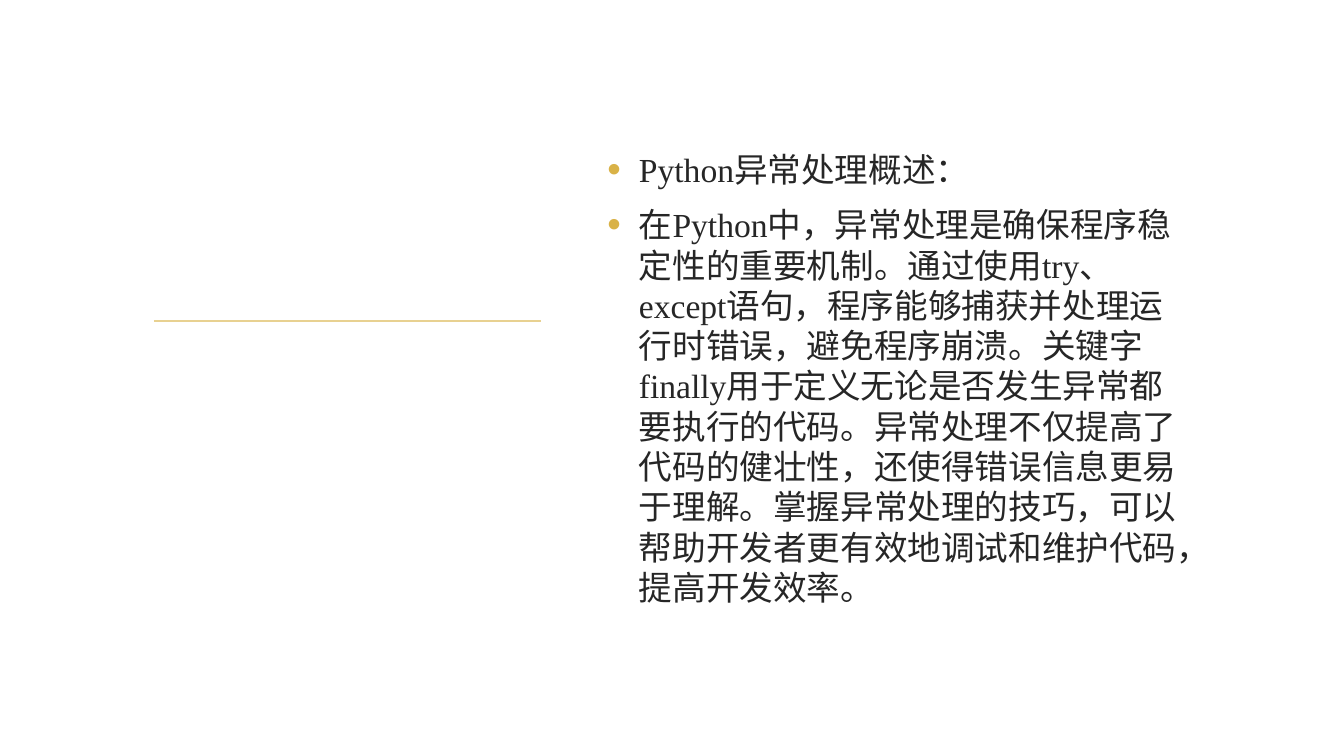
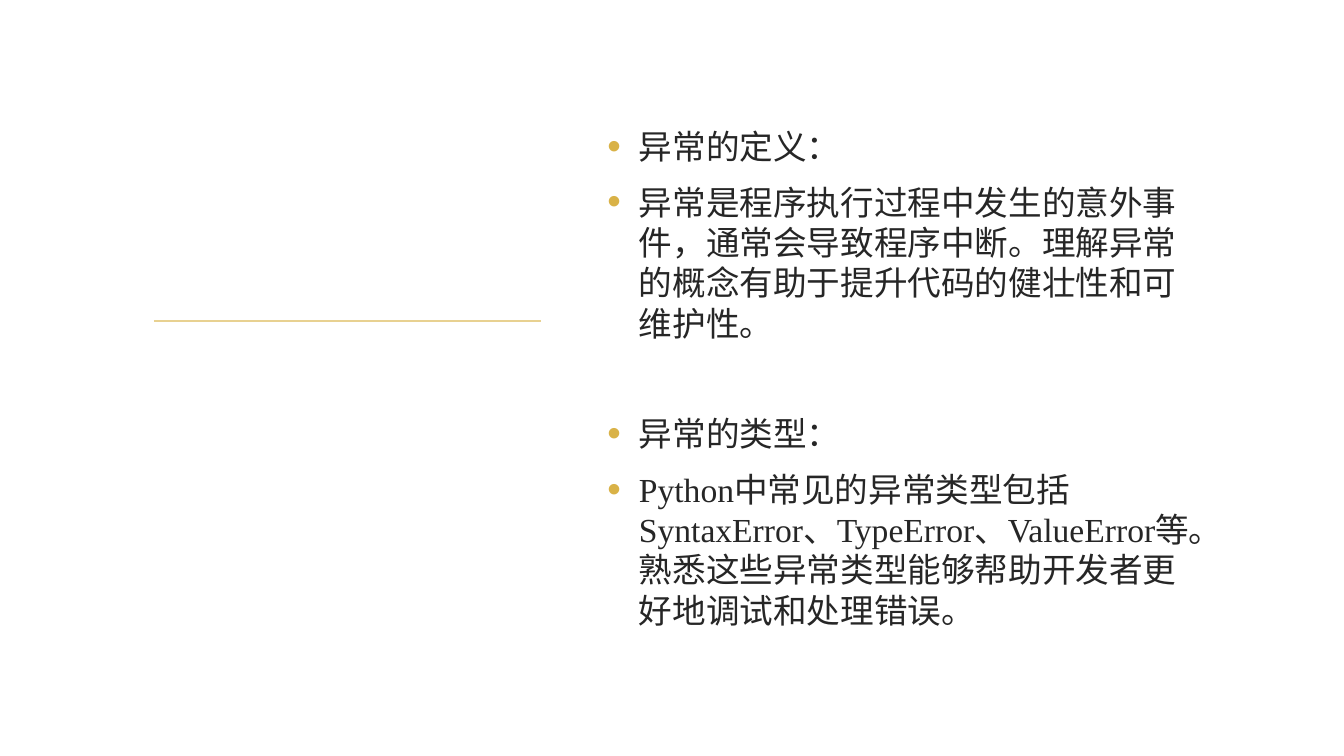
Before and after one commit to EmiyaredA/projects, a slide deck: slide 22 of presentation_generate/ppt_th/GeneratedPresentations/Python教程.pptx (slide 26 before the commit). Drawn at 1344x756 pixels with LibreOffice and Linux fonts; fonts in the diff are those of the drawing; background and template pictures are left out. Boxes give left, top, right and bottom in pixels: in the first picture for what was removed or moved away, otherwise in the second. Text is boxed around its words. In the diff, an @@ line names an element or a change of style, - is before the commit and + after.

```diff
--- a/presentation_generate/ppt_th/GeneratedPresentations/Python教程.pptx
+++ b/presentation_generate/ppt_th/GeneratedPresentations/Python教程.pptx
@@ text at (639,130,1223,626): text changed @@
-• Python异常处理概述：
-• 在Python中，异常处理是确保程序稳定性的重要机制。通过使用try、except语句，程序能够捕获并处理运行时错误，避免程序崩溃。关键字finally用于定义无论是否发生异常都要执行的代码。异常处理不仅提高了代码的健壮性，还使得错误信息更易于理解。掌握异常处理的技巧，可以帮助开发者更有效地调试和维护代码，提高开发效率。
+• 异常的定义：
+• 异常是程序执行过程中发生的意外事件，通常会导致程序中断。理解异常的概念有助于提升代码的健壮性和可维护性。
+• 异常的类型：
+• Python中常见的异常类型包括SyntaxError、TypeError、ValueError等。熟悉这些异常类型能够帮助开发者更好地调试和处理错误。
```
Also in this commit, not shown: 21 other slides changed, 7 slides added, 2 slides removed, 7 other files.
